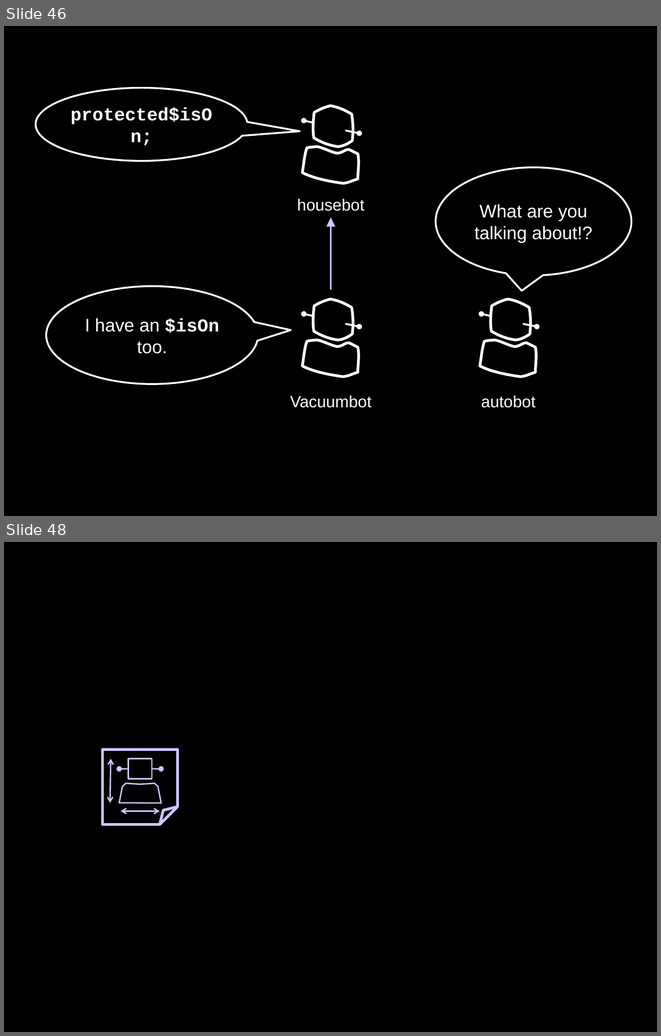
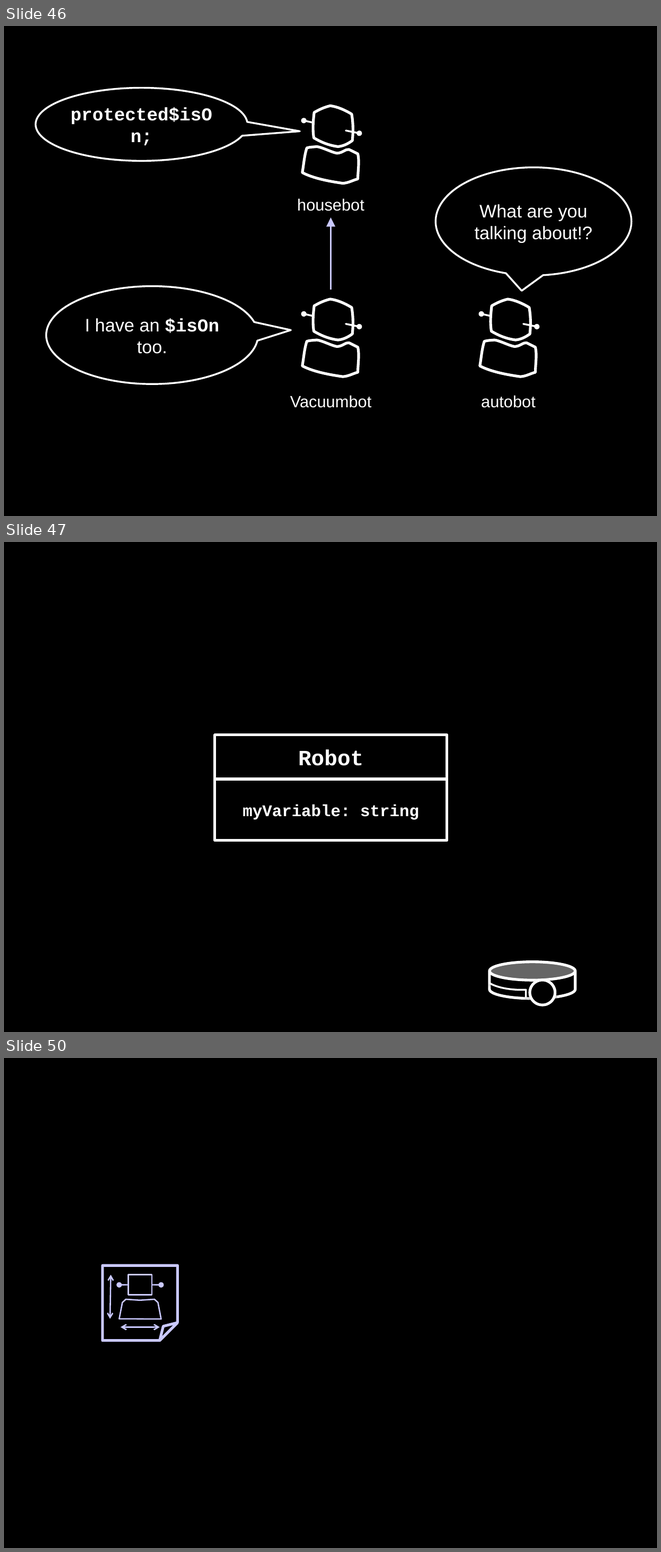
Before and after one commit to socketwench/OOPforObjectHaters, a slide deck: src/OOPforObjectHaters.pptx. Shown one above the other, each under a label of ours: slides 46 and 48 before the commit, slides 46, 47 and 50 after it; the slides between them are not shown. The pictures are 661x1036 and 661x1552 pixels, drawn with LibreOffice and Linux fonts; fonts in the diff are those of the drawing. Boxes give left, top, right and bottom in pixels: in the first picture for what was removed or moved away, otherwise in the second. Text is boxed around its words. In the diff, an @@ line names an element or a change of style, - is before the commit and + after.

Commit message:
Finished Interface section, added sequence diagram example, tightened up Making Your Robots Go section and Building Robots section.

```diff
--- a/src/OOPforObjectHaters.pptx
+++ b/src/OOPforObjectHaters.pptx
@@ slide 47 added at (4,542,657,1032), background #000000 @@
@@ rectangle added at (215,734,447,779), fill #000000, outline #FFFFFF 3 pt, 24 pt, text #FFFFFF, bold @@
+Robot
@@ rectangle added at (215,779,447,840), fill #000000, outline #FFFFFF 3 pt, 18 pt, text #FFFFFF, bold @@
+myVariable: string
@@ cylinder added at (489,962,575,998), fill #000000, outline #FFFFFF 3 pt @@
@@ freeform shape added at (489,983,526,998), outline #FFFFFF 2 pt @@
@@ ellipse added at (530,979,555,1004), fill #000000, outline #FFFFFF 3 pt @@
@@ what was slide 48 is now slide 50 @@
```
Also in this commit, not shown: 1 slide changed, 11 other slides added, 11 other files.
